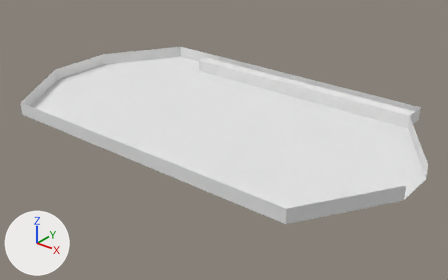
The Blender file models/table.blend as it was, and as the next commit left it.
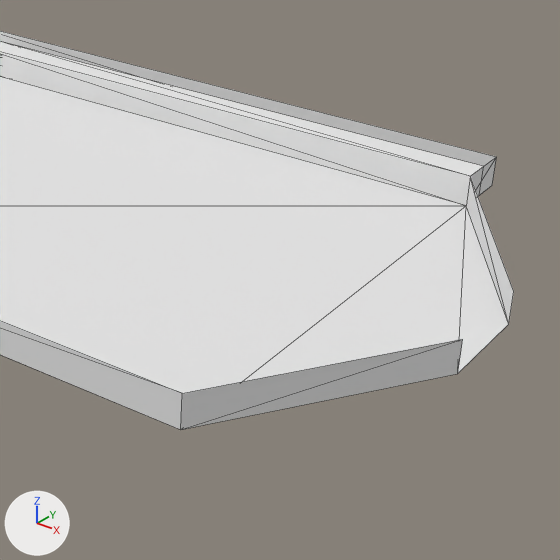
Old and new are each drawn whole from a camera (50 mm lens) standing at (13.61, -16.2, 9.22) and looking at (0.57, 0.1, -0.89) and again close up on the part from 46% to 100% of the width and 14% to 100% of the height. Arrows for +X, +Y and +Z are at lower left; the lights stay in place. The close-ups show mesh edges as thin lines.

Before the edit, the objects in view are built like this:
```python
me_cube_013 = bpy.data.meshes.new('Cube.013')
me_cube_013.from_pydata([(6.0, -4.0, -0.25), (8.0, -0.8, -0.25), (6.0, -4.0, 0.25), (8.0, -0.8, 0.25)], [], [(3, 0, 2), (3, 1, 0)])
me_cube_013.materials.append(mat_material)  # white #e7e7e7
me_cube_014 = bpy.data.meshes.new('Cube.014')
me_cube_014.from_pydata([(8.0, 0.8, -0.25), (8.0, 0.8, 0.25), (6.0, 4.0, 0.25), (6.0, 4.0, -0.25), (6.0, 5.0, -0.25), (6.0, 5.0, 0.25)], [], [(0, 2, 3), (5, 3, 2), (0, 1, 2), (5, 4, 3)])
me_cube_014.materials.append(mat_material)  # white #e7e7e7
me_cube_018 = bpy.data.meshes.new('Cube.018')
me_cube_018.from_pydata([(6.0, 4.0, 0.25), (6.0, 4.5, -0.25), (6.0, 4.5, 0.25), (-4.0, 4.5, -0.25), (-4.0, 4.5, 0.25), (-4.0, 4.0, 0.25), (6.0, 4.0, -0.25), (-4.0, 4.0, -0.25)], [], [(1, 4, 2), (0, 4, 5), (7, 4, 3), (6, 5, 7), (1, 7, 6), (1, 3, 4), (0, 2, 4), (7, 5, 4), (6, 0, 5), (1, 3, 7)])
me_cube_018.materials.append(mat_material)  # white #e7e7e7
ob_table_bottom_l = bpy.data.objects.new('table_bottom_l', me_cube_013)
ob_table_bottom_l.location = (0.0, 0.0, 0.0)
ob_table_bottom_r = bpy.data.objects.new('table_bottom_r', me_cube_014)
ob_table_bottom_r.location = (0.0, 0.0, 0.0)
ob_table_seperator = bpy.data.objects.new('table_seperator', me_cube_018)
ob_table_seperator.location = (0.0, 0.0, 0.0)
# also in view: 'table_wall_r' at (0.0, 5.0, 0.0); 'table_surface' at (0.0, 0.5, -0.25); 'table_wall_l' at (0.0, -4.0, 0.0)
```
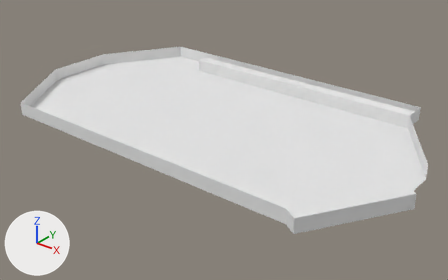
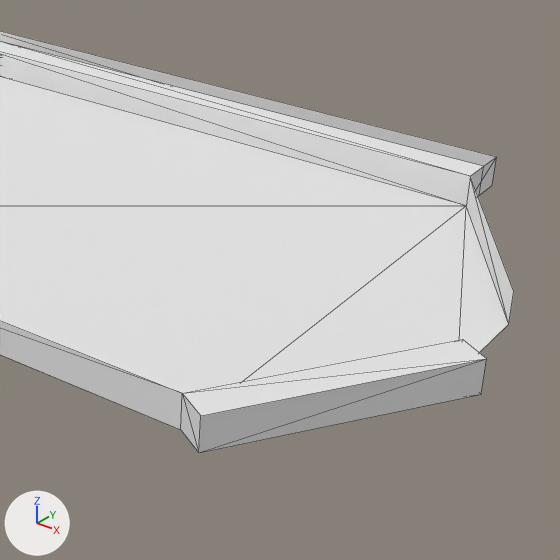
Location of each change, (x1, y1, x2, y2) in pixels of the close-ups (560 x 560 px):
'table_bottom_l', reshaped (8% wider, 25% taller)
    before: (181, 339, 463, 430)
    after: (181, 339, 487, 453)
part 1 of me_cube_013, added
    after: (181, 339, 487, 453)

The edits, one by one:
me_cube_013 is used by ob_table_bottom_l; location (0.0, 0.0, 0.0).
me_cube_013 had 4 vertices, 2 faces and spanned x 6.0..8.0, y -4.0..-0.8, z -0.25..0.25.
me_cube_013 now has 8 vertices, 12 faces and spans x 6.0..8.42, y -4.27..-0.8, z -0.25..0.25.
Part 1, on me_cube_013:
4 vertices are added at (8.42, -1.07, -0.25), (6.42, -4.27, 0.25), (8.42, -1.07, 0.25), (6.42, -4.26, -0.25).
10 new faces join them.
